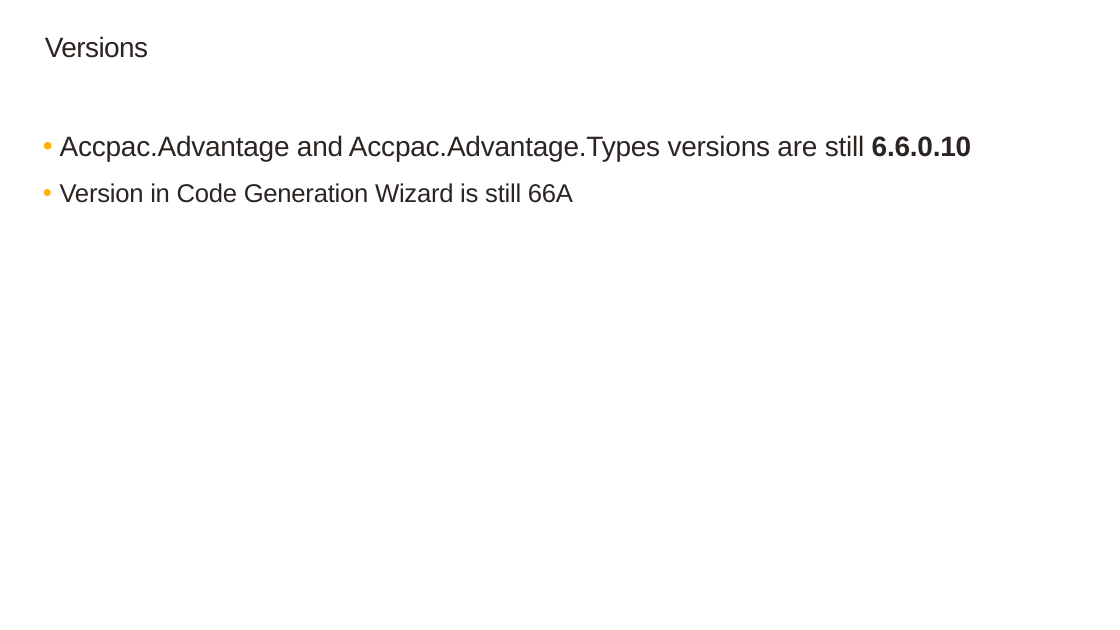
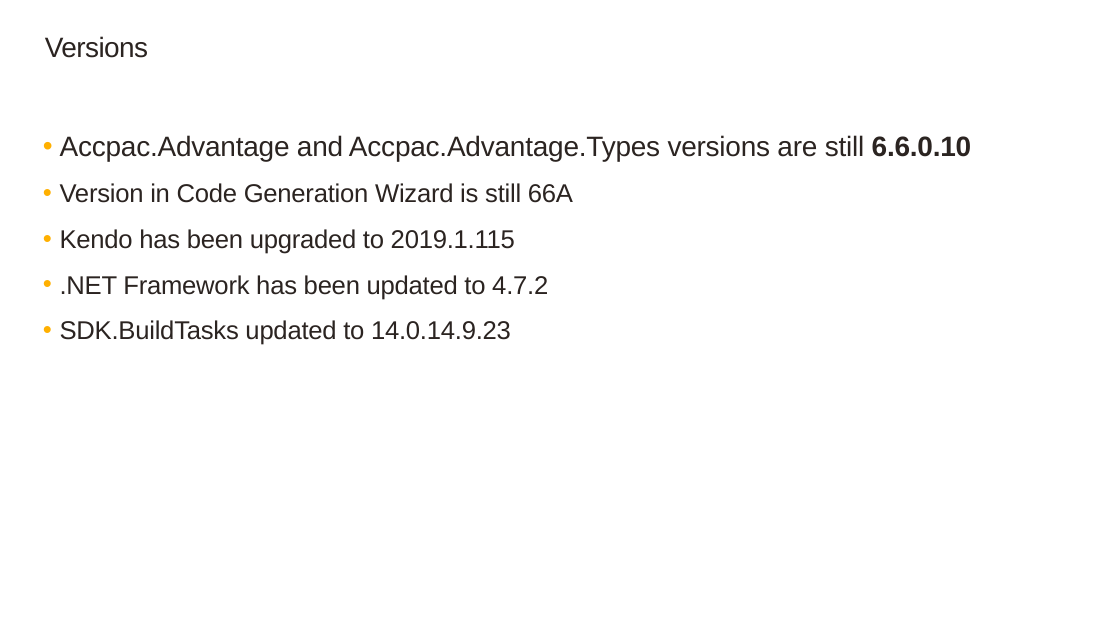
Before and after one commit to SageNADev/Sage300-SDK, a slide deck: slide 2 of docs/presentations/Sage300SDK_20192WebSDKOverview.pptx. Drawn at 1120x630 pixels with LibreOffice and Linux fonts; fonts in the diff are those of the drawing; background and template pictures are left out. Boxes give left, top, right and bottom in pixels: in the first picture for what was removed or moved away, otherwise in the second. Text is boxed around its words. In the diff, an @@ line names an element or a change of style, - is before the commit and + after.

```diff
--- a/docs/presentations/Sage300SDK_20192WebSDKOverview.pptx
+++ b/docs/presentations/Sage300SDK_20192WebSDKOverview.pptx
@@ text at (60, 229, 548, 345): paragraphs added @@
+  • Kendo has been upgraded to 2019.1.115
+  • .NET Framework has been updated to 4.7.2
+  • SDK.BuildTasks updated to 14.0.14.9.23
```
Also in this commit, not shown: 9 other slides changed, 15 slides added, 2 slides removed.
